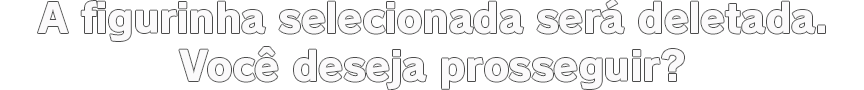
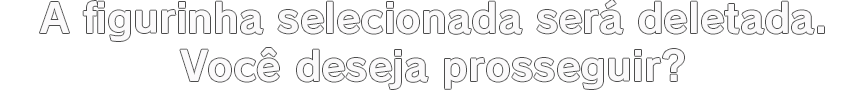
Before/after of a 864×90 layered artwork. What changed in the layer stack:
added group "PT V2" with 1 layers above "Pt" over (40, 0, 824, 89)
added layer "A figurinha selecionada será deletada. Você deseja prosseguir?" in group "PT V2" over (40, 0, 824, 89)
hid group "Pt" (2 layers) over (38, 0, 825, 90)
